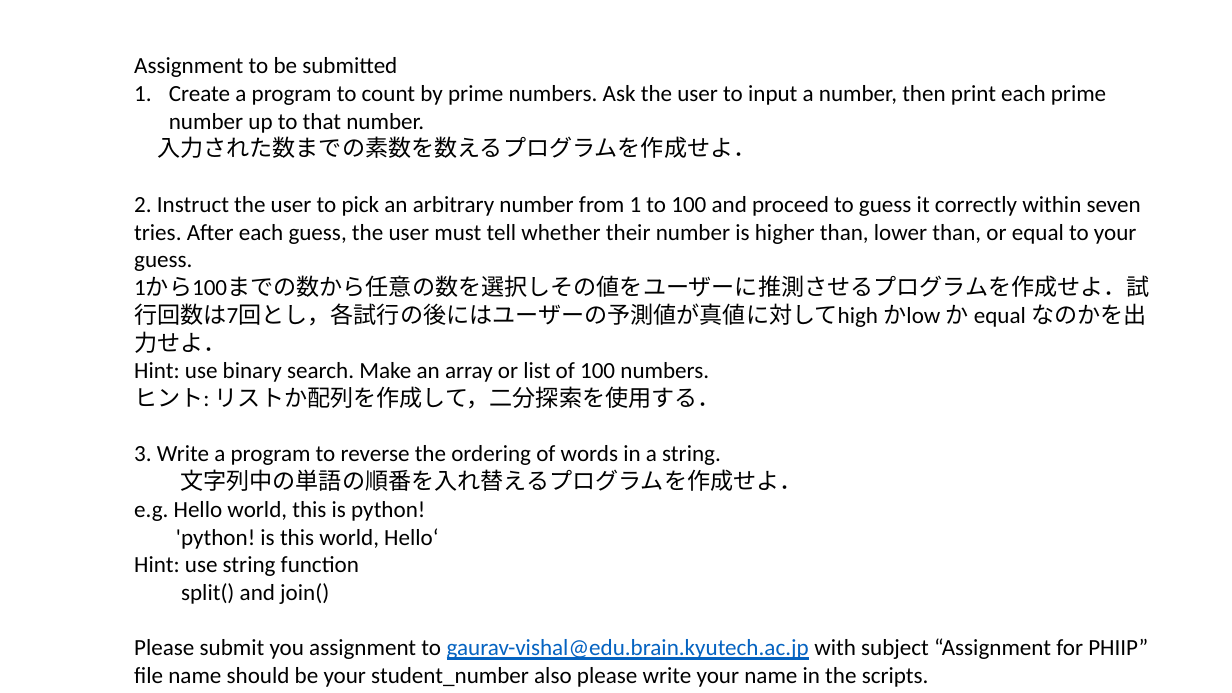
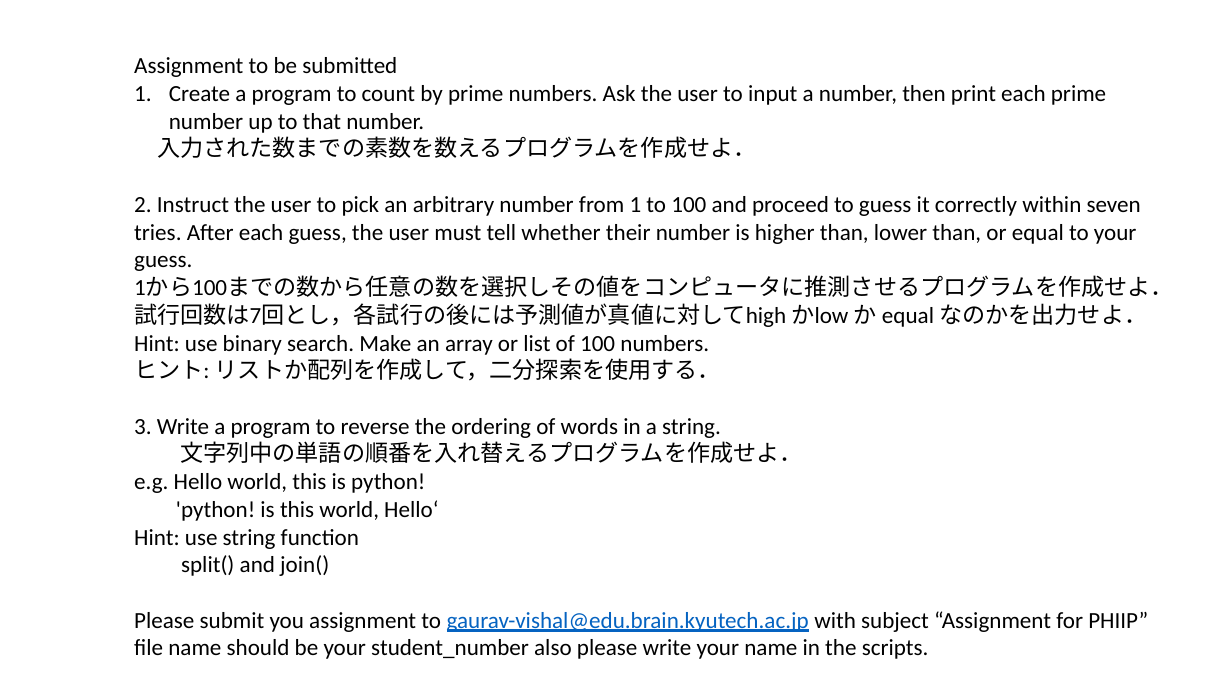
Before and after one commit to halordbo/Lecture-1, a slide deck: slide 41 of python_lec_1_jp.pptx. Drawn at 1232x693 pixels with LibreOffice and Linux fonts; fonts in the diff are those of the drawing. Boxes give left, top, right and bottom in pixels: in the first picture for what was removed or moved away, otherwise in the second. Text is boxed around its words. In the diff, an @@ line names an element or a change of style, - is before the commit and + after.

```diff
--- a/python_lec_1_jp.pptx
+++ b/python_lec_1_jp.pptx
@@ text at box(134, 276, 1173, 327): text changed @@
-1から100までの数から任意の数を選択しその値をユーザーに推測させるプログラムを作成せよ．試行回数は7回とし，各試行の後にはユーザーの予測値が真値に対してhigh かlow か equal なのかを出力せよ．
+1から100までの数から任意の数を選択しその値をコンピュータに推測させるプログラムを作成せよ．試行回数は7回とし，各試行の後には予測値が真値に対してhigh かlow か equal なのかを出力せよ．
```
Also in this commit, not shown: 1 other file.
